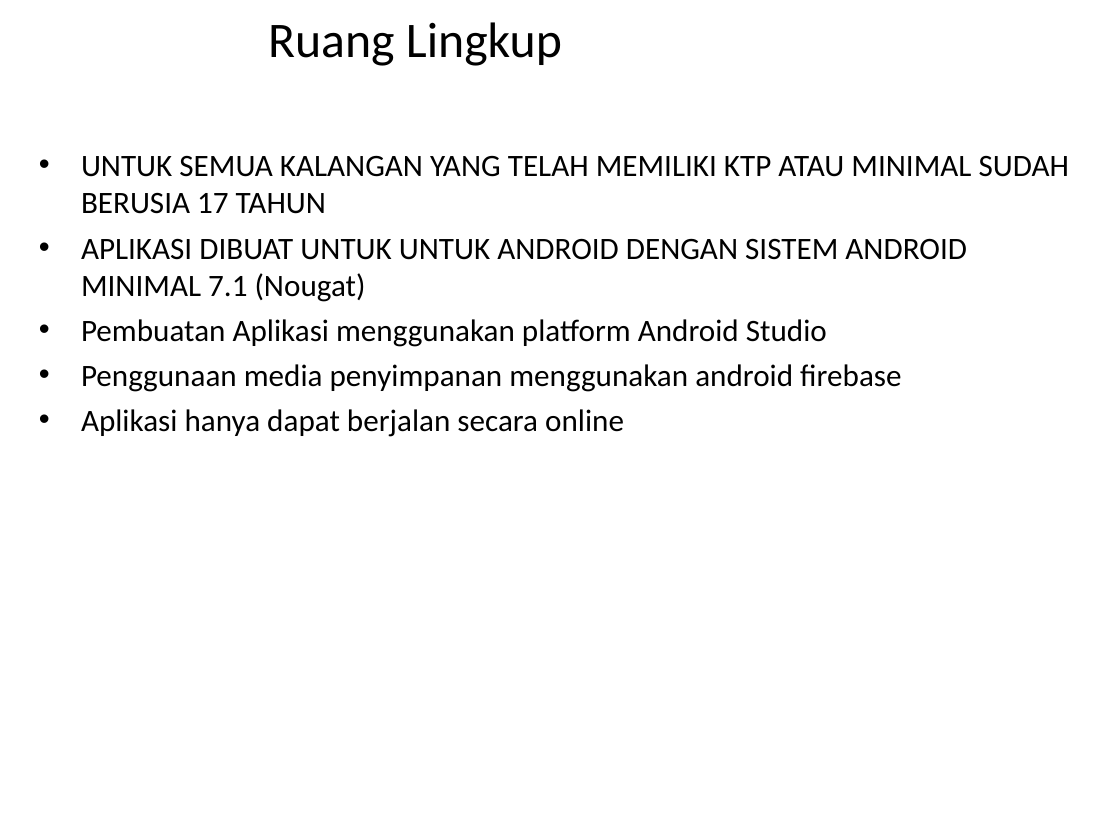
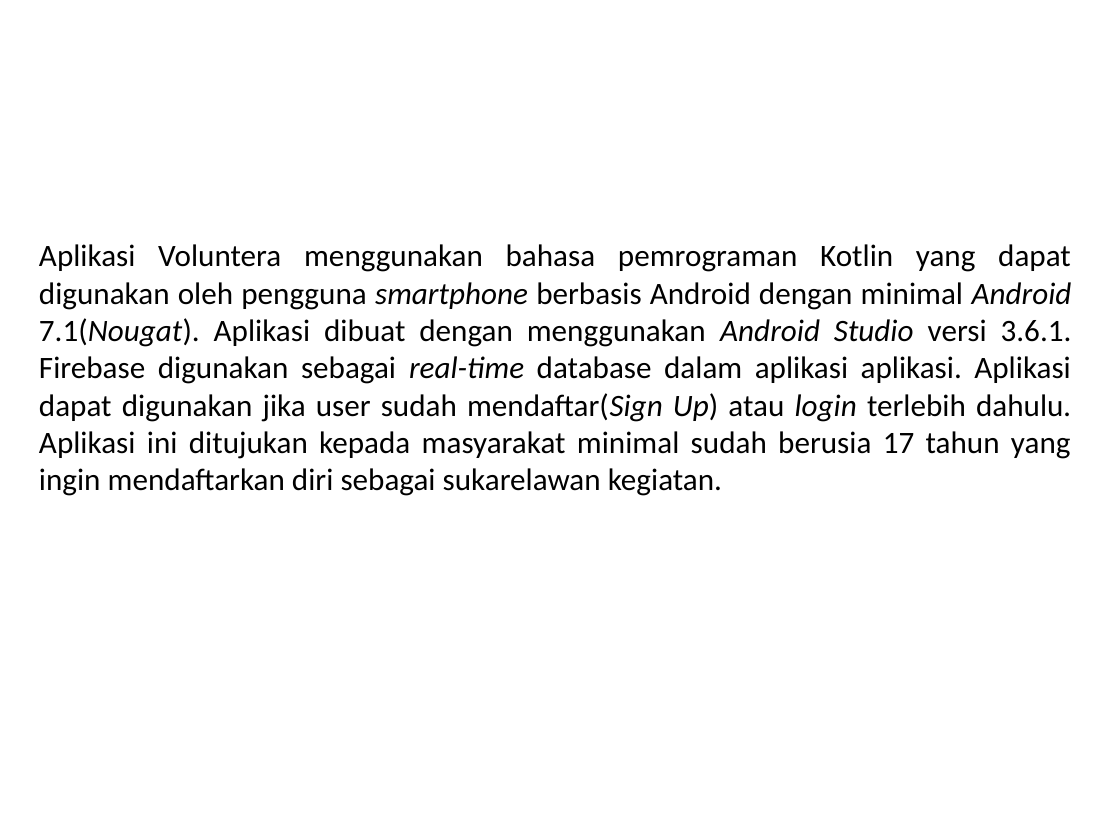
Before and after one commit to Alahaz/Penulisan-Ilmiah, a slide deck: slide 4 of Lain-lain/10106195_Slide_Presentasi.ppt (slide 5 before the commit). Drawn at 1120x840 pixels with LibreOffice and Linux fonts; fonts in the diff are those of the drawing; background and template pictures are left out. Boxes give left, top, right and bottom in pixels: in the first picture for what was removed or moved away, otherwise in the second. Text is boxed around its words. In the diff, an @@ line names an element or a change of style, - is before the commit and + after.

```diff
--- a/Lain-lain/10106195_Slide_Presentasi.ppt
+++ b/Lain-lain/10106195_Slide_Presentasi.ppt
@@ title "Ruang Lingkup" at [0,0,831,93]: text colour #000000 to #FFFFFF @@
@@ text at [39,244,1072,496]: text changed @@
-• UNTUK SEMUA KALANGAN YANG TELAH MEMILIKI KTP ATAU MINIMAL SUDAH BERUSIA 17 TAHUN
-• APLIKASI DIBUAT UNTUK UNTUK ANDROID DENGAN SISTEM ANDROID MINIMAL 7.1 (Nougat)
-• Pembuatan Aplikasi menggunakan platform Android Studio
-• Penggunaan media penyimpanan menggunakan android firebase
-• Aplikasi hanya dapat berjalan secara online
+Aplikasi Voluntera menggunakan bahasa pemrograman Kotlin yang dapat digunakan oleh pengguna smartphone berbasis Android dengan minimal Android 7.1(Nougat). Aplikasi dibuat dengan menggunakan Android Studio versi 3.6.1. Firebase digunakan sebagai real-time database dalam aplikasi aplikasi. Aplikasi dapat digunakan jika user sudah mendaftar(Sign Up) atau login terlebih dahulu. Aplikasi ini ditujukan kepada masyarakat minimal sudah berusia 17 tahun yang ingin mendaftarkan diri sebagai sukarelawan kegiatan.
```
Also in this commit, not shown: 3 other slides changed, 2 slides added, 3 slides removed, 3 other files.
